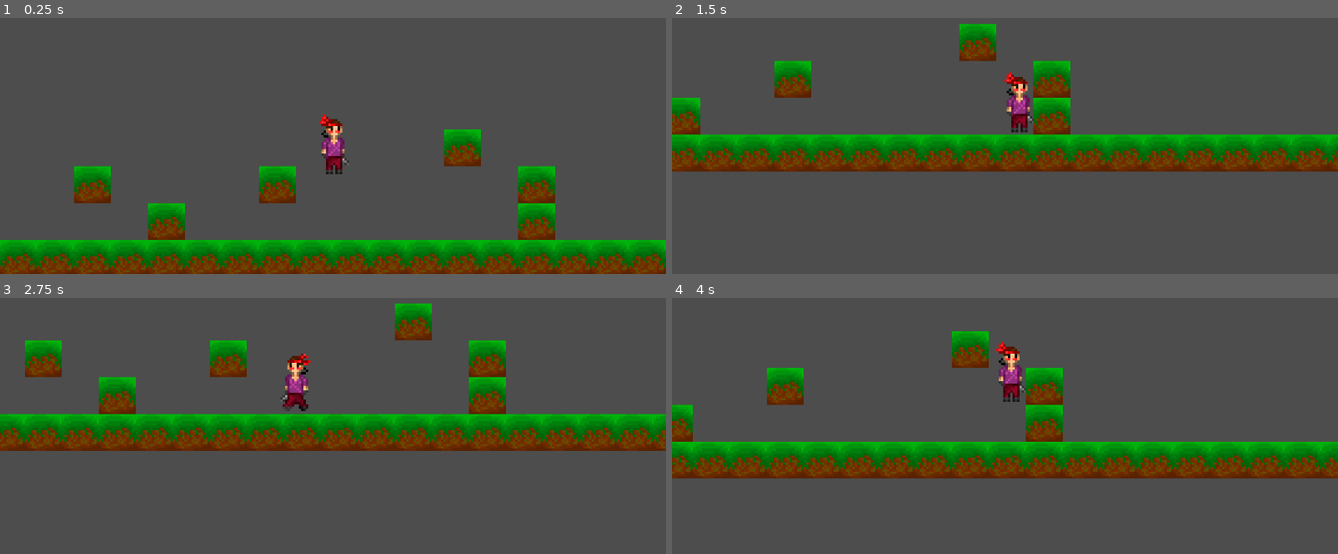
Above: before the commit, frames 1-4 (two rows, left to right).
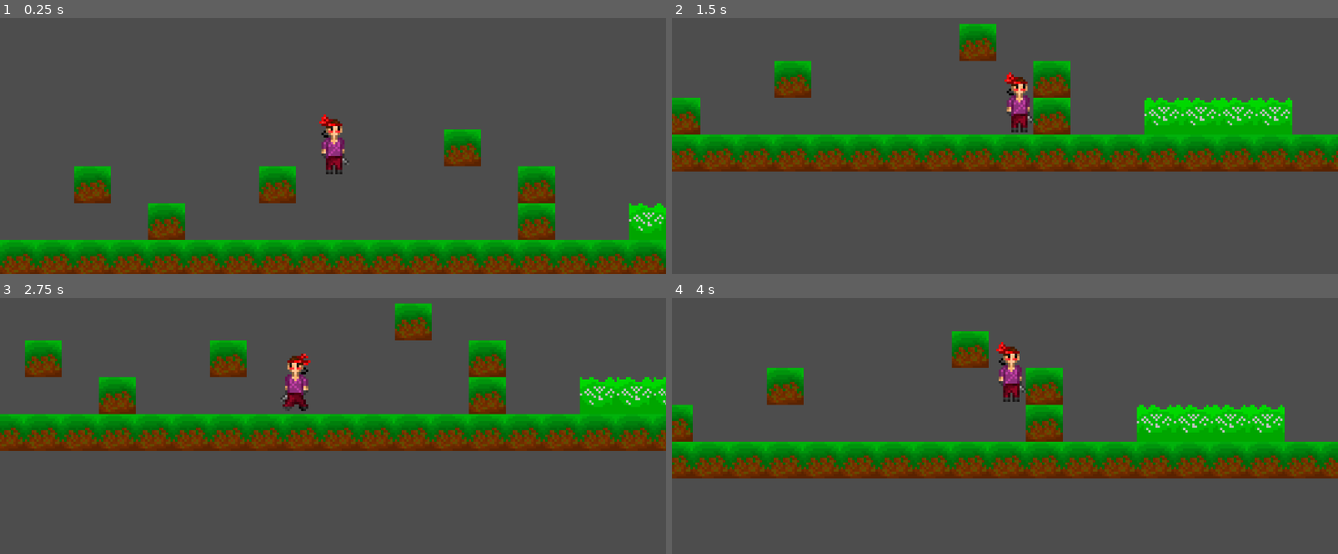
Above: after the commit, the same moments.

Repository: ArnMagnusson/metroidgameIHATEYOUU
Game: Godot game, scene res://worldscene.tscn
The game is run twice, just before and just after one commit, with the same random seed, the same clock (stepped at 60 frames per second) and the same inputs.
Inputs:
- Up to frame 1 (0.25 s): no input
- Up to frame 2 (1.5 s): tap Enter (ui_accept) at 0.5, 0.77 s; hold D (Right_D) from 0.53 s (still down)
- Up to frame 3 (2.75 s): tap Enter (ui_accept) at 1.52 s; release D (Right_D) at 2.03 s; hold A (left_A) from 2.03 s (still down)
- Up to frame 4 (4 s): release A (left_A) at 2.78 s; hold D (Right_D) from 2.78 s (still down); tap Enter (ui_accept) at 3.02, 3.77 s

The runs differ from the first frame. In frame 1, 0.8% of the frame differs, in the area x 94-100%, y 72-87%; in frame 2, 3.0%; in frame 3, 1.8%; in frame 4, 3.1%, in the area x 69-92%, y 41-57%.

Commit message:
grass, and added acid to dev layer

Diff:
--- a/worldscene.tscn
+++ b/worldscene.tscn
@@ -1,7 +1,20 @@
-[gd_scene load_steps=5 format=4 uid="uid://caonxoddh865b"]
+[gd_scene load_steps=8 format=4 uid="uid://caonxoddh865b"]
 
 [ext_resource type="PackedScene" uid="uid://ct2tlu1m0qowt" path="res://Playercharacterscene.tscn" id="1_06edm"]
-[ext_resource type="Texture2D" uid="uid://bgx572bliigyt" path="res://grass1.png" id="2_ygjua"]
+[ext_resource type="Texture2D" uid="uid://bq75yv6r4hvt8" path="res://metroidvania textures/water tiles/acid.png" id="2_45ln5"]
+[ext_resource type="Texture2D" uid="uid://6qqj2137oxrm" path="res://grass1.png" id="2_ygjua"]
+
+[sub_resource type="TileSetAtlasSource" id="TileSetAtlasSource_0bxrr"]
+resource_name = "Acid"
+texture = ExtResource("2_45ln5")
+0:0/animation_columns = 2
+0:0/animation_frame_0/duration = 1.0
+0:0/animation_frame_1/duration = 1.0
+0:0/0 = 0
+
+[sub_resource type="TileSet" id="TileSet_q2loh"]
+physics_layer_0/collision_layer = 1
+sources/0 = SubResource("TileSetAtlasSource_0bxrr")
 
 [sub_resource type="TileSetAtlasSource" id="TileSetAtlasSource_ccdqd"]
 texture = ExtResource("2_ygjua")
@@ -18,6 +31,12 @@
 [node name="CharacterBody2D" parent="." instance=ExtResource("1_06edm")]
 position = Vector2(289, -89)
 
-[node name="TileMapLayer" type="TileMapLayer" parent="."]
+[node name="Tileholder" type="Node2D" parent="."]
+
+[node name="acid" type="TileMapLayer" parent="Tileholder"]
+tile_map_data = PackedByteArray("AAAaAP//AAAAAAAAAAAaAP7/AAAAAAAAAAAbAP7/AAAAAAAAAAAcAP7/AAAAAAAAAAAdAP7/AAAAAAAAAAA=")
+tile_set = SubResource("TileSet_q2loh")
+
+[node name="grass" type="TileMapLayer" parent="Tileholder"]
 tile_map_data = PackedByteArray("AAAAAP//AAAAAAAAAAABAP//AAAAAAAAAAACAP//AAAAAAAAAAADAP//AAAAAAAAAAAEAP//AAAAAAAAAAAFAP …(816 unchanged characters)…
 tile_set = SubResource("TileSet_i474a")
Not shown, added: grass1.png.import
